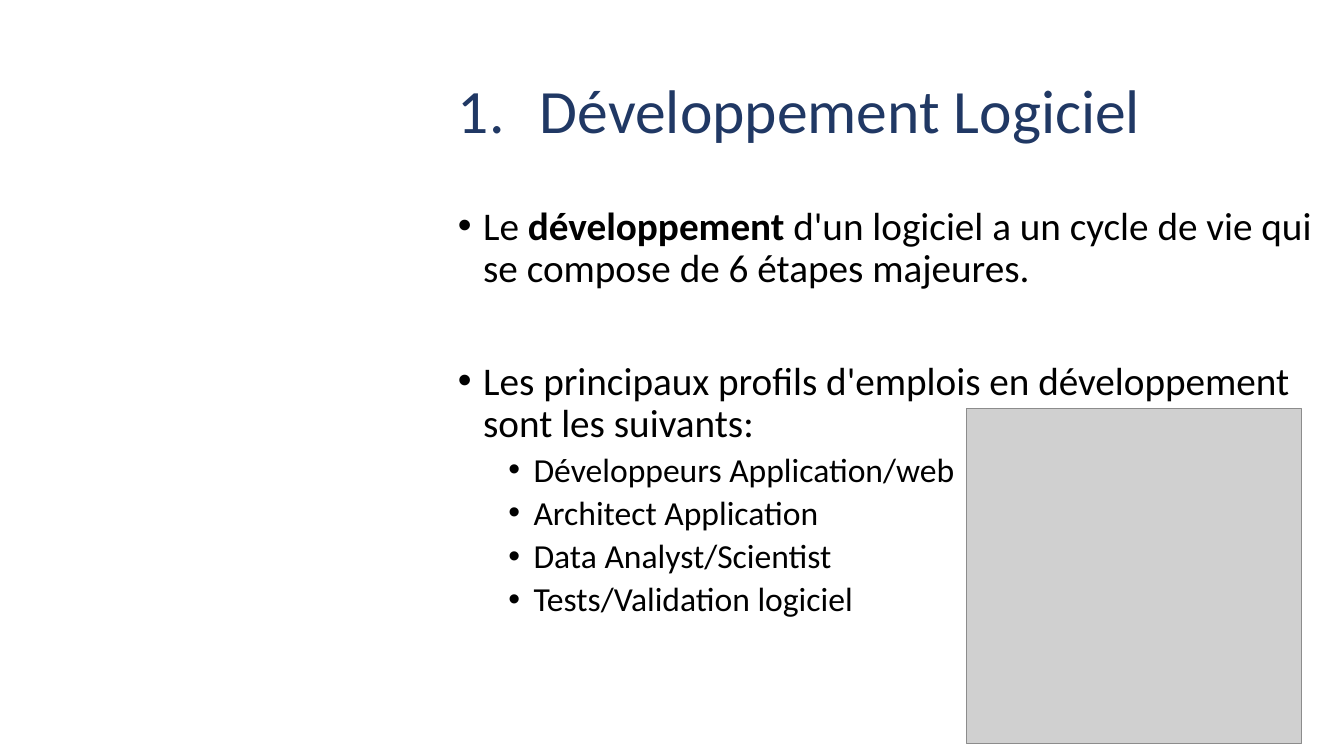
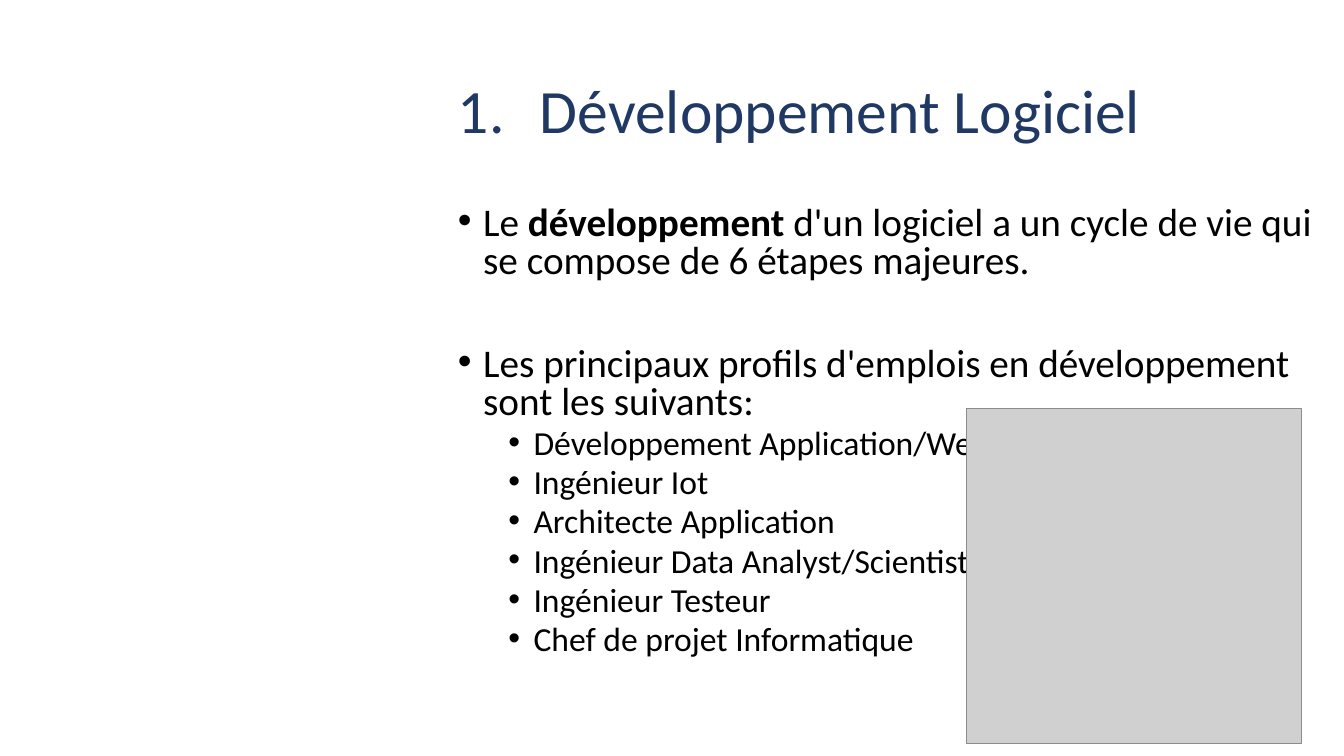
Before and after one commit to Solifred38/cv, a slide deck: slide 6 of Profils_jobs_it.pptx. Drawn at 1344x756 pixels with LibreOffice and Linux fonts; fonts in the diff are those of the drawing; grey boxes stand for pictures; background and template pictures are left out. Boxes give left, top, right and bottom in pixels: in the first picture for what was removed or moved away, otherwise in the second. Text is boxed around its words. In the diff, an @@ line names an element or a change of style, - is before the commit and + after.

Commit message:
updates

```diff
--- a/Profils_jobs_it.pptx
+++ b/Profils_jobs_it.pptx
@@ text at <box>483,208,1311,416</box>: line spacing 0.9 to 0.8 @@
@@ text at <box>534,427,989,657</box>: text changed @@
-  • Développeurs Application/web
-  • Architect Application
-  • Data Analyst/Scientist
-  • Tests/Validation logiciel
+  • Développement Application/Web Developer
+  • Ingénieur Iot
+  • Architecte Application
+  • Ingénieur Data Analyst/Scientist
+  • Ingénieur Testeur
+  • Chef de projet Informatique
```
Also in this commit, not shown: 2 other slides changed.
